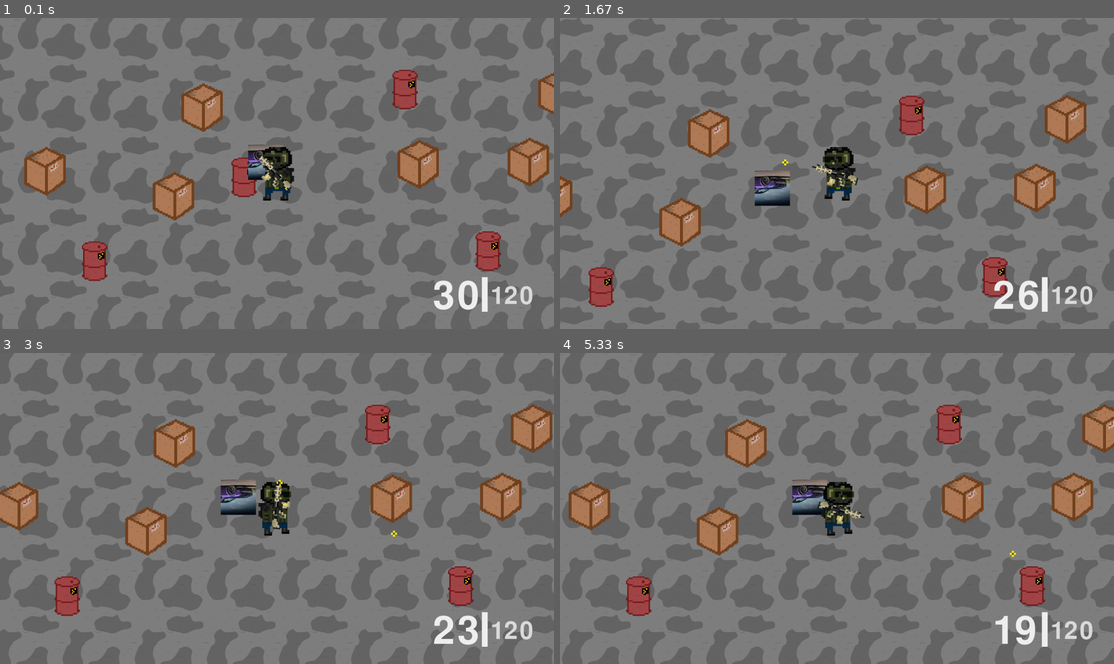
Above: before the commit, frames 1-4 (two rows, left to right).
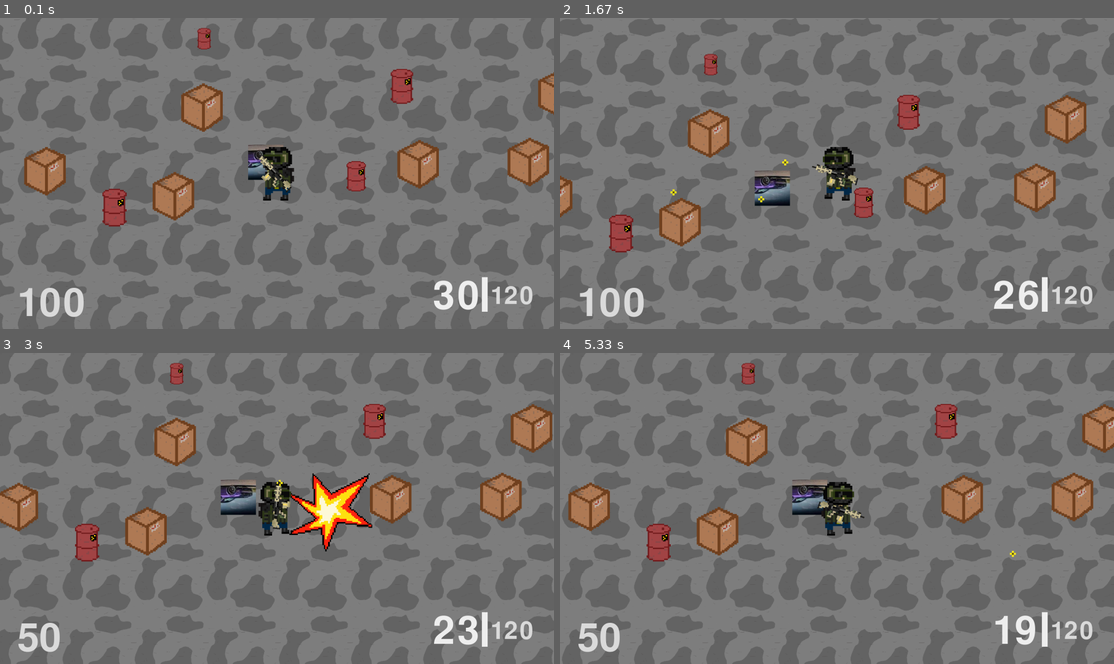
Above: after the commit, the same moments.

Repository: Vex1cK/PyGame
Game: pygame game, started from main.py
Two runs of this game, one before a commit and one after it. Both use one fixed random seed, a clock stepped at 60 frames per second and the inputs below.
Inputs (mouse positions are in pixels of both pictures, inside the frame that each line leads up to):
- Up to frame 1 (0.1 s): no input
- Up to frame 2 (1.67 s): click (837, 173) at 0.38 s; hold D 0.67-1.13 s; click (1014, 164) at 0.75 s; hold W 1.17-1.47 s; click (704, 176) at 1.25 s; hold D from 1.5 s (still down); click (665, 126) at 1.58 s
- Up to frame 3 (3 s): release D at 1.97 s; hold A 2-2.53 s; click (360, 399) at 2.08 s; hold S 2.57-2.87 s; click (343, 536) at 2.65 s; hold A from 2.9 s (still down); click (288, 402) at 2.98 s
- Up to frame 4 (5.33 s): release A at 3.3 s; hold W 3.33-3.7 s; click (637, 499) at 3.42 s; hold D 3.73-4.37 s; click (842, 542) at 3.82 s; hold S 4.4-4.77 s; click (820, 455) at 4.48 s; hold A 4.8-5.27 s; click (981, 558) at 4.88 s; hold D from 5.3 s (still down)

The runs differ from the first frame. In frame 1, 3.3% of the frame differs, in the area x 3-91%, y 3-97%; in frame 2, 2.9%; in frame 3, 4.6%, in the area x 0-86%, y 3-97%; in frame 4, 3.1%.

Commit message:
аптечка, взрыв

Diff:
--- a/main.py
+++ b/main.py
@@ -16,16 +16,17 @@
 barrels = pygame.sprite.Group()
 player_bullets = pygame.sprite.Group()
 flors = pygame.sprite.Group()
+adrLineGr = pygame.sprite.Group()
 player_group = pygame.sprite.Group()
 chunksDraw = pygame.sprite.Group()
-all_gropus = [flors, walls, boxes, barrels, emenies, player_group, player_bullets, guns]
+all_gropus = [flors, walls, boxes, barrels, adrLineGr, emenies, player_group, player_bullets, guns]
 
 moving_up, moving_down, moving_left, moving_right, shooting = False, False, False, False, False
 movesCoords = {"UP": [0, -5], "DOWN": [0, 5], "LEFT": [-5, 0], "RIGHT": [5, 0]}
+movesCoordsMoreSpeed = {"UP": [0, -7], "DOWN": [0, 7], "LEFT": [-7, 0], "RIGHT": [7, 0]}
 world_pos = 0
 frames_count = 0
 bullet_speed = 12
-player_accuracy = 1
 reload_timer = 0
 reload_time = 120
 
@@ -75,6 +76,10 @@
 class Player(pygame.sprite.Sprite):  # класс игрока
     image = load_image('player_calm.png')
     player_reverse = False
+    health = 100
+    adr_timer = 0
+    speed = 12
+    accuracy = 1
 
     def __init__(self, group):
         super().__init__(group)
@@ -83,6 +88,16 @@
         self.rect = self.image.get_rect()
 
     def update(self):
+        global movesCoords, movesCoordsMoreSpeed
+        if self.adr_timer > 0:
+            if self.adr_timer == 1:
+                self.adr_timer -= 1
+            self.adr_timer -= 1
+        if self.adr_timer < 0:
+            self.accuracy = 1
+            self.speed = 12
+            self.adr_timer = 0
+            movesCoords, movesCoordsMoreSpeed = movesCoordsMoreSpeed, movesCoords
         if any((moving_up, moving_down, moving_left, moving_right)):
             if world_pos == 1:
                 self.image = load_image('player_moving_1.png')
@@ -183,8 +198,11 @@
             self.rect = self.rect.move(self.vx, self.vy)
             self.vx /= 4
             self.vy /= 4
-            self.vx += random.choice(range(0 - player_accuracy, player_accuracy))
-            self.vy += random.choice(range(0 - player_accuracy, player_accuracy))
+            try:
+                self.vx += random.choice(range(0 - player.accuracy, player.accuracy))
+                self.vy += random.choice(range(0 - player.accuracy, player.accuracy))
+            except IndexError:  # При подборе аптечки
+                pass
             P_Bullet.kdNow = 0
             self.kdLiveNow = 0
         else:
@@ -293,6 +311,8 @@
                 if pygame.sprite.collide_mask(self, blt):
                     blt.kill()
                     if self.hp <= 0:
+                        if random.randint(0, 11) > 8:
+                            Adrinaline(x=self.rect.x, y=self.rect.y)
                         self.kill()
                     else:
                         self.hp -= 1
@@ -302,27 +322,70 @@
 
 class Barrel(pygame.sprite.Sprite):
     image = pygame.transform.scale(load_image("barrel.png"), (200, 200))
+    boom = load_image('boom.png')
+    timer = 50
+    k = 1
 
     def __init__(self, x=None, y=None):
         super().__init__()
-        self.image = Barrel.image
+        randomValue = random.randint(100, 200)
+        self.image = pygame.transform.scale(Barrel.image, (randomValue, randomValue))
+        randomValue = random.randint(20, 40) + randomValue
+        self.boom = pygame.transform.scale(Barrel.boom, (randomValue, randomValue))
         self.rect = self.image.get_rect()
         self.mask = pygame.mask.from_surface(self.image)
-        self.hp = 1
+        self.hp = 2
         if x and y:
             self.rect.x, self.rect.y = x, y
 
     def update(self):
+        if self.hp <= 0:
+            self.timer -= 1
+            if self.timer <= 80:
+                self.center = self.rect.center
+                self.image = pygame.transform.scale(self.boom, (round(600 * self.k ** 2), round(600 * self.k ** 2)))
+                self.rect = self.image.get_rect()
+                self.mask = pygame.mask.from_surface(self.image)
+                self.rect.center = self.center
+                self.k -= 0.02
+        if self.hp == 0 and pygame.sprite.collide_mask(self, player) and self.timer == 48:
+            player.health -= 50
+
+        if self.timer <= 0:
+            self.kill()
+
         if pygame.sprite.spritecollide(self, player_bullets, False):
             for blt in player_bullets:
                 if pygame.sprite.collide_mask(self, blt):
                     blt.kill()
                     if self.hp <= 0:
-                        self.kill()
+                        pass
                     else:
                         self.hp -= 1
                         self.rect = self.rect.move(random.randint(-2, 3), random.randint(-2, 3))
                     break
+
+
+class Adrinaline(pygame.sprite.Sprite):
+    image = pygame.transform.scale(load_image('adr.png'), (150, 150))
+
+    def __init__(self, x=None, y=None):
+        super().__init__(adrLineGr)
+        self.image = Adrinaline.image
+        self.rect = self.image.get_rect()
+        self.mask = pygame.mask.from_surface(self.image)
+        if x and y:
+            self.rect.x, self.rect.y = x, y
+
+    def update(self):
+        global movesCoords, movesCoordsMoreSpeed
+        if pygame.sprite.collide_mask(self, player):
+            player.health = 120
+            player.adr_timer = 1000
+            player.speed = 15
+            player.accuracy = 0
+            movesCoords, movesCoordsMoreSpeed = movesCoordsMoreSpeed, movesCoords
+            self.kill()
 
 
 class Chunk(pygame.sprite.Sprite):
@@ -493,6 +556,12 @@
     else:
         pygame.draw.rect(screen, (240, 240, 240), pygame.Rect((1670, 900), (20, reload_timer)))
 
+    if player.health > 30:
+        hp_info = mag_font.render(str(player.health), True, (220, 220, 220))
+    else:
+        hp_info = mag_font.render(str(player.health), True, (220, 20, 20))
+    screen.blit(hp_info, (60, 925))
+
     if playerChunkPosNow != playerChunkPosOld:
         move = (
             playerChunkPosNow[0] - playerChunkPosOld[0],
@@ -564,13 +633,6 @@
             chunks.insert(0, newRow)
 
         playerChunkPosOld = playerChunkPosNow.copy()
-        for i in chunks:
-            print('-' * 25)
-            for j in i:
-                print(j.pos, end='')
-            print()
-        print(playerChunkPosNow)
-        print("x" * 50)
 
     pygame.display.flip()
     clock.tick(60)
Binary file added: data/adr.png
Binary file added: data/ak.png
Binary file added: data/ammo.png
Binary file added: data/boom.png
